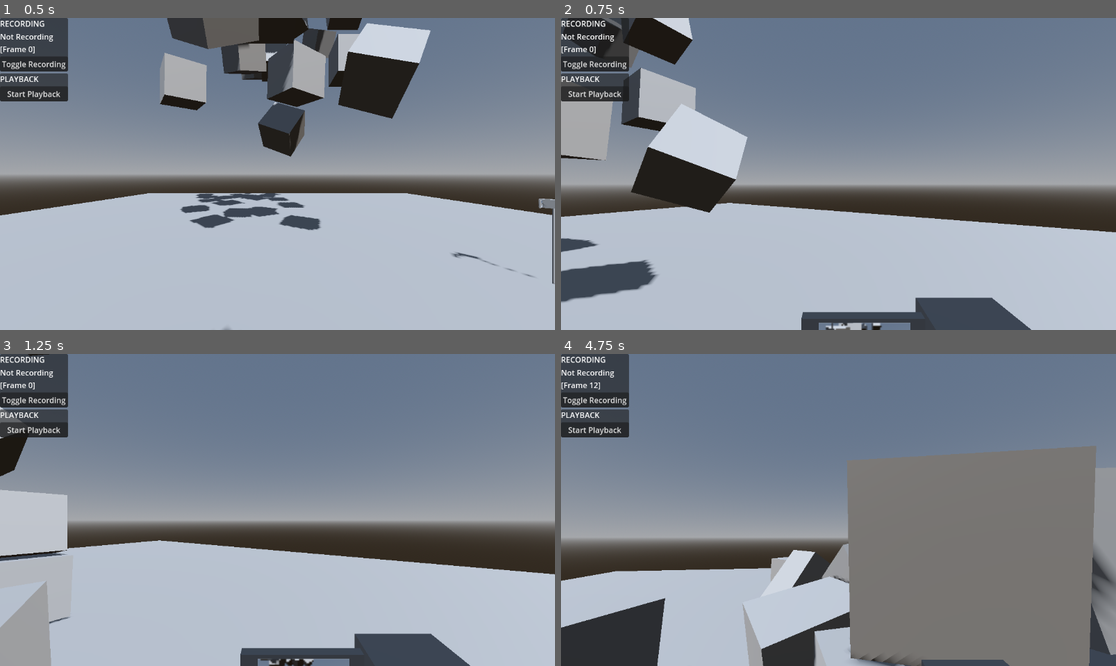
Above: before the commit, frames 1-4 (two rows, left to right).
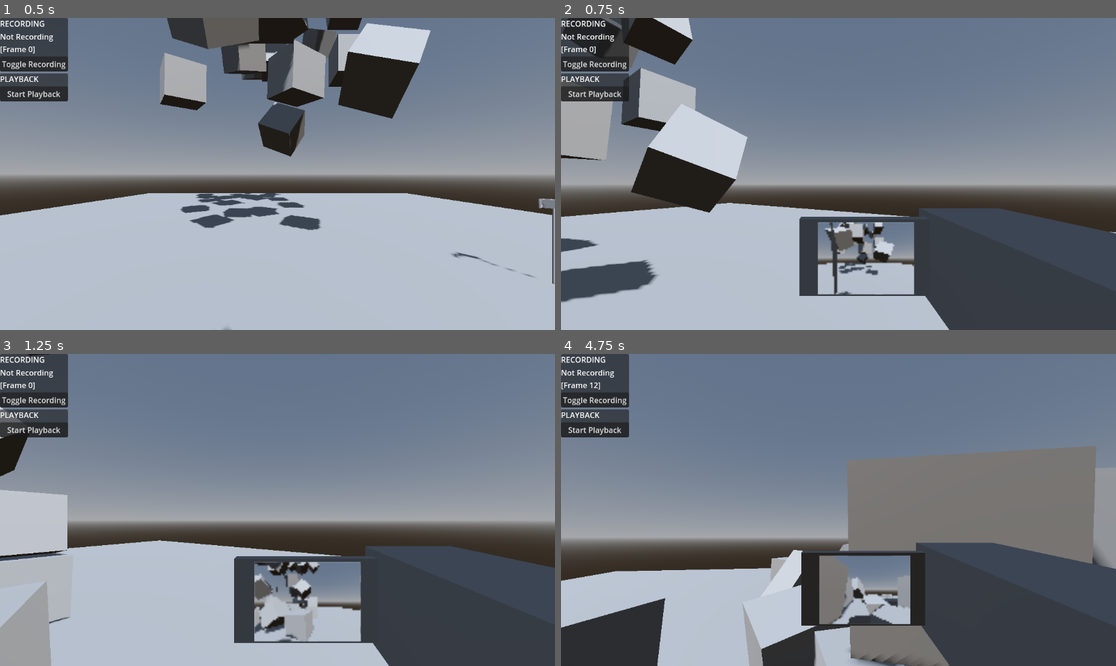
Above: after the commit, the same moments.

Repository: Brettehwarrior/fren-makes-a-movie
Game: Godot game, scene res://scenes/test/trent/state_recording/level_state_recording.tscn
Same seed, same stepped clock (60 frames per second), same inputs: the game is played once before the commit and once after it.
Inputs (mouse positions are in pixels of both pictures, inside the frame that each line leads up to):
- Up to frame 1 (0.5 s): no input
- Up to frame 2 (0.75 s): move the mouse to (866, 174) at 0.52 s; hold W (move_up) from 0.53 s (still down); tap R (camera_drop) at 0.6 s
- Up to frame 3 (1.25 s): keep holding W (move_up)
- Up to frame 4 (4.75 s): keep holding W (move_up); move the mouse to (810, 510) at 1.27 s; right-click (810, 510) at 1.35 s; move the mouse to (849, 503) at 2.02 s; tap R (camera_drop) at 2.1, 3.6 s; move the mouse to (832, 516) at 2.77 s; right-click (832, 516) at 2.85 s; move the mouse to (877, 513) at 3.52 s; move the mouse to (794, 506) at 4.27 s; right-click (794, 506) at 4.35 s

Frame 1 is identical in both runs. In frame 2, 17% of the frame differs, in the area x 42-100%, y 61-100%; in frame 3, 17%; in frame 4, 17%.

Commit message:
Better camera rotation (except it's bad)

Diff:
--- a/scenes/objects/camcorder/camcorder.gd
+++ b/scenes/objects/camcorder/camcorder.gd
@@ -13,7 +13,8 @@
 
 func _process(delta: float) -> void:
 	if _follow_position_node != null:
-		position += ((_follow_position_node.global_position - position) / _follow_speed_factor) * delta
+		# position += ((_follow_position_node.global_position - position) / _follow_speed_factor) * delta
+		position = _follow_position_node.global_position
 	if _follow_rotation_node != null:
 		rotation = _follow_rotation_node.global_rotation
 
--- a/scenes/objects/camcorder/camcorder.tscn
+++ b/scenes/objects/camcorder/camcorder.tscn
@@ -10,7 +10,7 @@
 
 [node name="Camcorder" type="Node3D" groups=["replayable"]]
 script = ExtResource("1_aa2of")
-_follow_speed_factor = 0.02
+_follow_speed_factor = 0.01
 
 [node name="Model" type="Node3D" parent="."]
 
--- a/scenes/objects/character/fren/fren.gd
+++ b/scenes/objects/character/fren/fren.gd
@@ -33,7 +33,7 @@
 	if ReplayManager.is_playing_back():
 		return
 
-	_process_camera(delta)
+	_process_camera_rotation(delta)
 
 	if input.is_camera_drop_button_just_presed():
 		if camcorder.is_held():
@@ -42,13 +42,13 @@
 			camcorder.set_follow_position_node(camcorder_hold_position)
 			camcorder.set_follow_rotation_node(camera)
 
-func _process_camera (delta : float) -> void:
+
+func _process_camera_rotation (delta : float) -> void:
 	var look_input : Vector2 = input.get_look_input()
 	rotate_y(-look_input.x * delta)
 	camera_pivot.rotation.y = rotation.y
 	camera.rotate_x(-look_input.y * delta)
 	camera.rotation.x = clampf(camera.rotation.x, deg_to_rad(-90), deg_to_rad(90))
-
 
 
 func _physics_process(delta: float) -> void:
--- a/scenes/objects/character/fren/fren.tscn
+++ b/scenes/objects/character/fren/fren.tscn
@@ -11,16 +11,13 @@
 [node name="Fren" type="CharacterBody3D" node_paths=PackedStringArray("input", "camcorder_hold_position", "camera_pivot", "camera") groups=["replayable"]]
 script = ExtResource("1_vfnkm")
 input = NodePath("PlayerInput")
-camcorder_hold_position = NodePath("CamcorderHoldPoint")
+camcorder_hold_position = NodePath("CameraPivot/Camera3D/CamcorderHoldPoint")
 camera_pivot = NodePath("CameraPivot")
 camera = NodePath("CameraPivot/Camera3D")
 walk_acceleration = 700.0
 max_walk_speed = 5000.0
 walk_friction = 0.95
 rigid_body_push_force = 1.0
-
-[node name="CamcorderHoldPoint" type="Node3D" parent="."]
-transform = Transform3D(1, 0, 0, 0, 1, 0, 0, 0, 1, 0.192225, 0.342761, -0.342329)
 
 [node name="CameraFollowPoint" type="Node3D" parent="."]
 transform = Transform3D(1, 0, 0, 0, 1, 0, 0, 0, 1, 0, 0.596922, 0)
@@ -34,6 +31,9 @@
 
 [node name="Camera3D" type="Camera3D" parent="CameraPivot"]
 
+[node name="CamcorderHoldPoint" type="Node3D" parent="CameraPivot/Camera3D"]
+transform = Transform3D(1, 0, 0, 0, 1, 0, 0, 0, 1, 0.192225, -0.11995, -0.342329)
+
 [node name="Model" type="Node3D" parent="."]
 
 [node name="MeshInstance3D" type="MeshInstance3D" parent="Model"]
